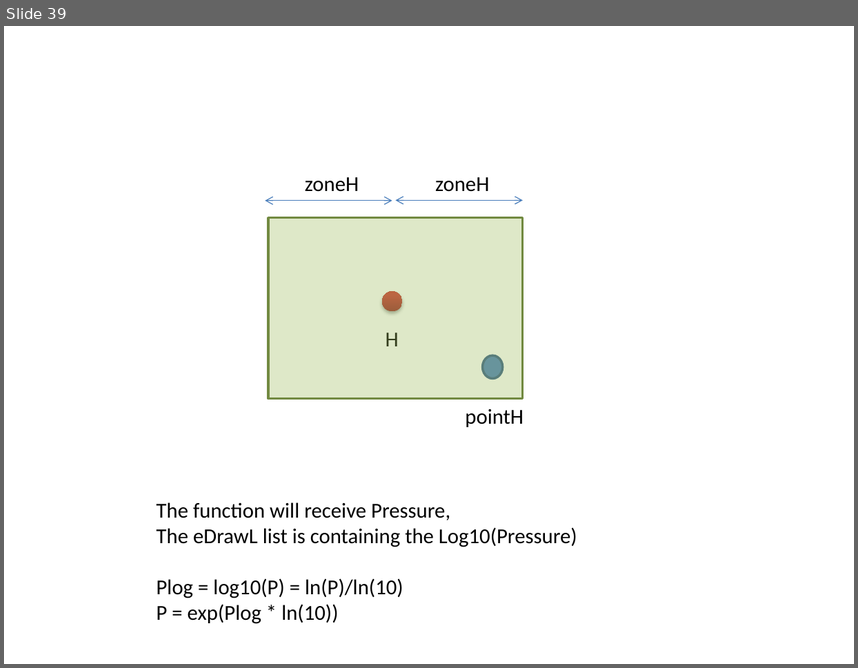
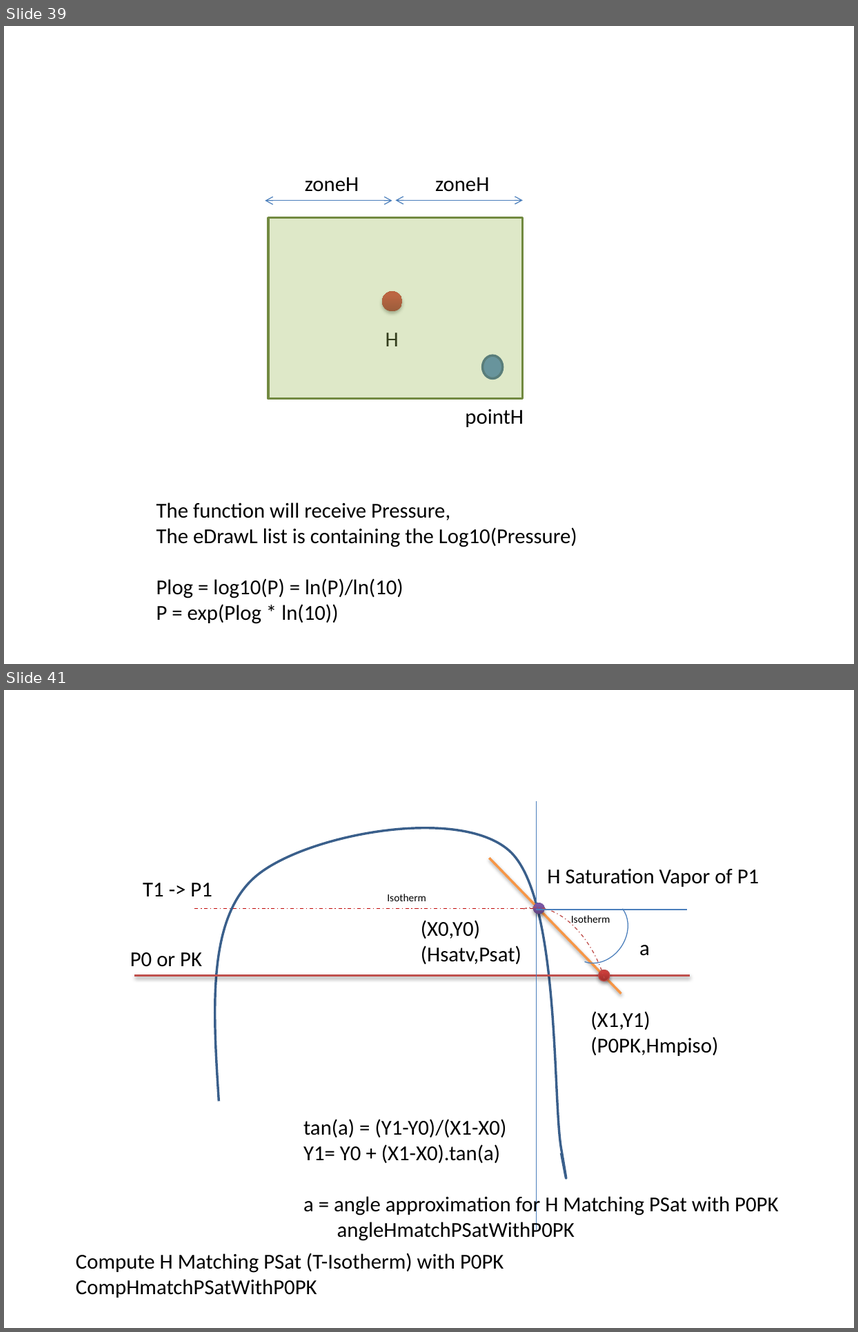
Before and after one commit to ckl67/PAC-Tool, a slide deck: dev_help/conversions/pac-tool help draw.pptx. Shown one above the other, each under a label of ours: slide 39 before the commit, slides 39 and 41 after it; the slides between them are not shown. The pictures are 858x668 and 858x1332 pixels, drawn with LibreOffice and Linux fonts; fonts in the diff are those of the drawing. Boxes give left, top, right and bottom in pixels: in the first picture for what was removed or moved away, otherwise in the second. Text is boxed around its words. In the diff, an @@ line names an element or a change of style, - is before the commit and + after.

Commit message:
Compute H Matching PSat (T-Isotherm) with P0PK

```diff
--- a/dev_help/conversions/pac-tool help draw.pptx
+++ b/dev_help/conversions/pac-tool help draw.pptx
@@ slide 41 added at <box>4,690,854,1328</box>, background #FFFFFF @@
@@ line added from (536, 801) to (536, 1230), #4B7EBC 0.75 pt @@
@@ freeform shape added at <box>215,828,566,1178</box>, outline #3A5F8C 2 pt @@
@@ line added from (489, 858) to (621, 994), #F79646 2 pt @@
@@ text added at <box>547,868,759,887</box>, 18 pt, text #000000 @@
+H Saturation Vapor of P1
@@ text added at <box>143,883,212,896</box>, 18 pt, text #000000 @@
+T1 -> P1
@@ text added at <box>387,894,426,901</box>, 9 pt, text #000000 @@
+Isotherm
@@ arc (boxed as its full ellipse) added at <box>470,891,632,1097</box>, outline #BF4C48 0.75 pt dashed @@
@@ arc (boxed as its full ellipse) added at <box>557,889,640,975</box>, outline #4B7EBC 0.75 pt @@
@@ line added from (194, 909) to (539, 909), #C00000 0.75 pt dashed @@
@@ ellipse added at <box>534,903,545,914</box>, fill gradient #5F4480 to #7B58A6 to #7C57A8 @@
@@ line added from (536, 909) to (688, 909), #4B7EBC 0.75 pt @@
@@ text added at <box>571,915,611,925</box>, 9 pt, text #000000 @@
+Isotherm
@@ text added at <box>421,920,522,964</box>, 18 pt, text #000000 @@
+(X0,Y0)
+(Hsatv,Psat)
@@ text added at <box>130,952,202,967</box>, 18 pt, text #000000 @@
+P0 or PK
@@ text added at <box>639,945,650,956</box>, 18 pt, text #000000 @@
+a
@@ line added from (135, 976) to (690, 976), #C0504D 2 pt @@
@@ ellipse added at <box>598,969,609,980</box>, fill gradient #9C2F2D to #CB3E3A to #CE3B37, outline #BF4C48 0.75 pt @@
@@ text added at <box>590,1011,718,1056</box>, 18 pt, text #000000 @@
+(X1,Y1)
+(P0PK,Hmpiso)
@@ text added at <box>303,1118,778,1241</box>, 18 pt, text #000000 @@
+tan(a) = (Y1-Y0)/(X1-X0)
+Y1= Y0 + (X1-X0).tan(a)
+a = angle approximation for H Matching PSat with P0PK
+angleHmatchPSatWithP0PK
@@ text added at <box>76,1252,504,1297</box>, 18 pt, text #000000 @@
+Compute H Matching PSat (T-Isotherm) with P0PK
+CompHmatchPSatWithP0PK
```
Also in this commit, not shown: 1 other slide added, 4 other files.
